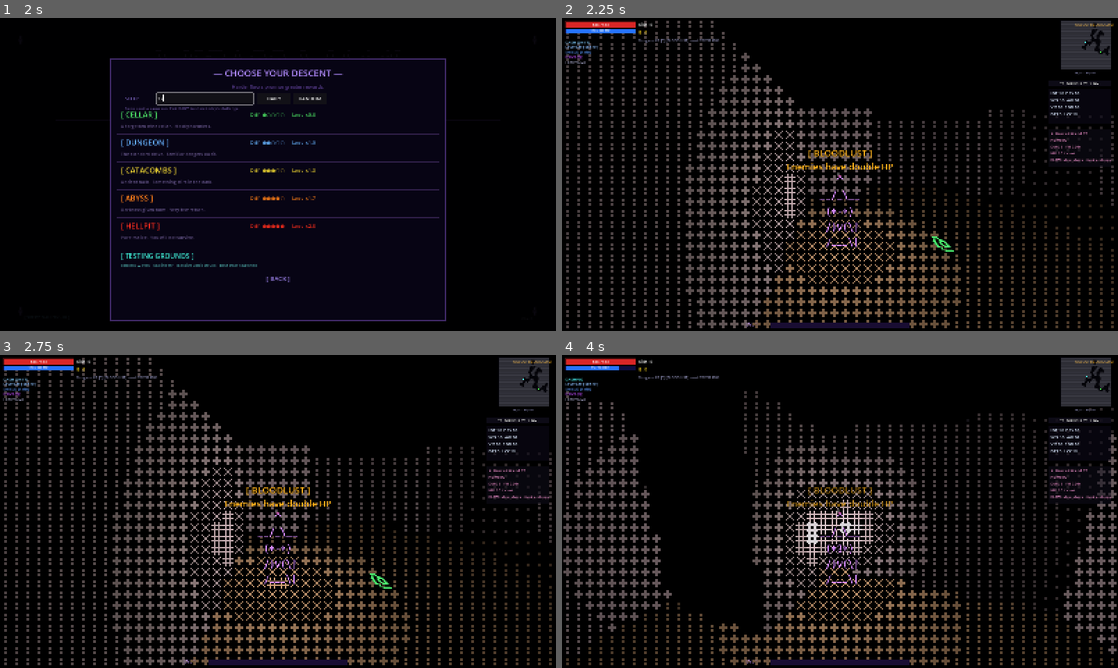
Above: before the commit, frames 1-4 (two rows, left to right).
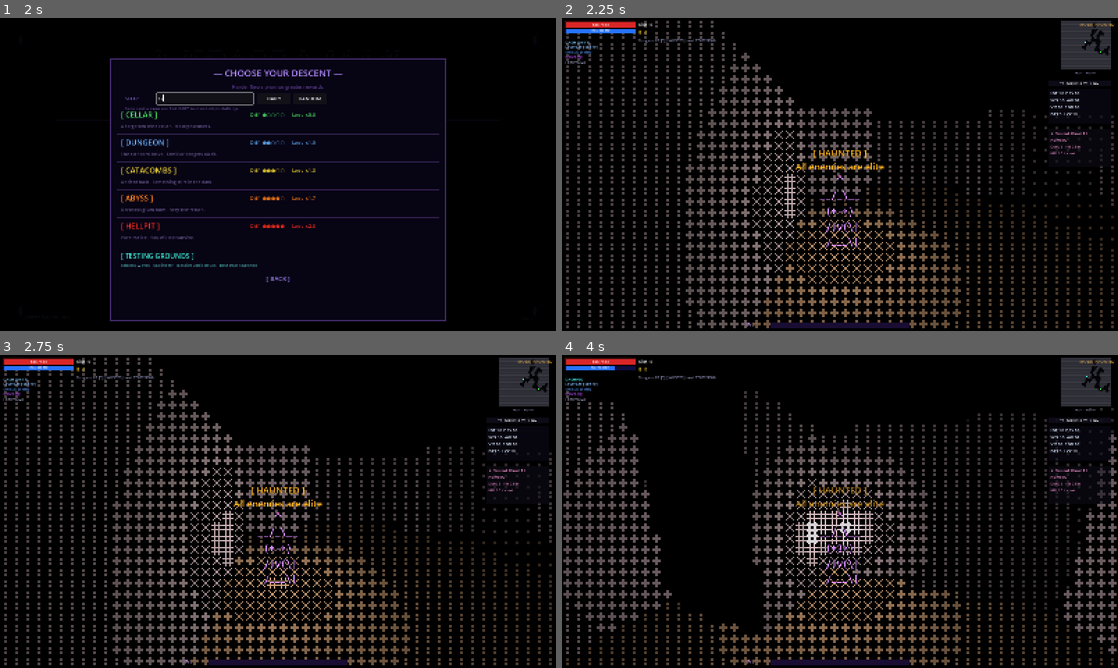
Above: after the commit, the same moments.

Repository: Qvvyn/dungeon_crawler
Game: Godot game, scene res://scenes/TitleScreen.tscn
Same seed, same stepped clock (60 frames per second), same inputs: the game is played once before the commit and once after it.
Inputs (mouse positions are in pixels of both pictures, inside the frame that each line leads up to):
- Up to frame 1 (2 s): click (278, 155) at 0.5 s; click (205, 99) at 1.27 s; type "12" at 1.35 s
- Up to frame 2 (2.25 s): click (840, 155) at 2 s
- Up to frame 3 (2.75 s): no input
- Up to frame 4 (4 s): tap Enter at 2.75 s; move the mouse to (867, 511) at 2.77 s; press the mouse at (867, 511) at 2.78 s; hold W (move_up) from 2.78 s (still down); tap Shift (dash) at 2.85, 3.8 s; move the mouse to (812, 511) at 3.52 s; release the mouse at (812, 511) at 3.53 s; click (812, 511) at 3.6 s

Frame 1 is identical in both runs. In frame 2, 0.8% of the frame differs, in the area x 19-100%, y 1-95%; in frame 3, 0.9%; in frame 4, 1.0%, in the area x 0-100%, y 1-88%.

Commit message:
Combat balance pass: aggression, damage rescale, projectile cap, fixes
- Enemies attack frequency-led with difficulty: GameState.enemy_attack_rate
  (1.35x at floor 1 → 3.0x deep) applied to ~18 enemies + bosses' cooldowns.
- Relentless melee: Chaser beelines (less flank), Charger closes + keeps
  advancing during recovery, BoneDrake's post-combo retreat shortened.
- Enemy damage rescaled for the 100+ HP pool (player _max_hp = VIT*10):
  GameState.enemy_damage_mult (x5 base + difficulty ramp) at take_damage.
- Projectile anti-tunnel: cap per-frame step (~1200 px/s) so high DEX+shock
  shots stop skipping through enemies.
- Boss arena: carve a 9x9 open plaza at the boss spawn so a non-pathfinding
  boss can't start boxed in the cross layout's hole (Magma Tyrant trap).
- Boss colliders shrunk for corridor navigability (Devourer 44->26, etc.);
  art stays large.
- Wand flaws disabled (Item.WAND_FLAWS_ENABLED gates generation + loading).

All balance levers are single tunable constants in GameState / Item.

Co-Authored-By: Claude Opus 4.8 (1M context) <noreply@anthropic.com>

Diff:
--- a/scripts/EnemyArcher.gd
+++ b/scripts/EnemyArcher.gd
@@ -372,7 +372,7 @@
 # ── Shooting ──────────────────────────────────────────────────────────────────
 
 func _tick_shoot(delta: float) -> void:
-	_shoot_timer -= delta
+	_shoot_timer -= delta * GameState.enemy_attack_rate()   # frequency-led difficulty
 	if _shoot_timer <= 0.4 and not _telegraphing and _stun_timer <= 0.0 and _no_attack_timer <= 0.0:
 		_start_telegraph()
 	if _stun_timer > 0.0 or _no_attack_timer > 0.0:
--- a/scripts/EnemyBanshee.gd
+++ b/scripts/EnemyBanshee.gd
@@ -43,7 +43,7 @@
 		return
 	match _bstate:
 		BState.IDLE:
-			_cycle_t -= delta
+			_cycle_t -= delta * GameState.enemy_attack_rate()   # frequency-led difficulty
 			if _cycle_t <= 0.0 and _stun_timer <= 0.0 and _no_attack_timer <= 0.0:
 				_bstate = BState.TELEGRAPH
 				_bstate_t = TELEGRAPH_TIME
--- a/scripts/EnemyBeamSweep.gd
+++ b/scripts/EnemyBeamSweep.gd
@@ -37,7 +37,7 @@
 
 	match _bstate:
 		BState.IDLE:
-			_cycle_t -= delta
+			_cycle_t -= delta * GameState.enemy_attack_rate()   # frequency-led difficulty
 			if _cycle_t <= 0.0 and _stun_timer <= 0.0 and _no_attack_timer <= 0.0:
 				_enter_telegraph()
 		BState.TELEGRAPH:
--- a/scripts/EnemyBerserker.gd
+++ b/scripts/EnemyBerserker.gd
@@ -57,7 +57,7 @@
 	var to_p: Vector2 = _player.global_position - global_position
 	velocity = to_p.normalized() * BASE_SPEED * _speed_multiplier * _rage_mult() * slow_mult
 
-	_attack_t -= delta
+	_attack_t -= delta * GameState.enemy_attack_rate()   # frequency-led difficulty
 	if _attack_t <= 0.0 and _no_attack_timer <= 0.0:
 		var dist := to_p.length()
 		if dist <= HITBOX_REACH * 1.5:
--- a/scripts/EnemyBoneDrake.gd
+++ b/scripts/EnemyBoneDrake.gd
@@ -58,7 +58,7 @@
 	match _state:
 		State.CHASE:
 			velocity = to_p.normalized() * APPROACH_SPEED * _speed_multiplier * slow_mult
-			_attack_cd -= delta
+			_attack_cd -= delta * GameState.enemy_attack_rate()   # frequency-led difficulty
 			if _attack_cd <= 0.0 and dist <= HITBOX_REACH * 1.5 and _no_attack_timer <= 0.0:
 				_state = State.COMBO
 				_combo_left = COMBO_HITS
@@ -72,7 +72,7 @@
 				_state_t = COMBO_GAP
 			if _combo_left <= 0 and _state_t <= 0.0:
 				_state = State.RETREAT
-				_state_t = 0.7
+				_state_t = 0.3   # relentless: brief reposition, not a long back-off
 		State.RETREAT:
 			velocity = -to_p.normalized() * RETREAT_SPEED * _speed_multiplier * slow_mult
 			_state_t -= delta
--- a/scripts/EnemyBoss.gd
+++ b/scripts/EnemyBoss.gd
@@ -94,7 +94,7 @@
 	set_meta("fp_pixel_size", 0.024)
 	var _cs := get_node_or_null("CollisionShape2D")
 	if _cs != null:
-		(_cs as Node2D).scale = Vector2(1.4, 1.4)
+		(_cs as Node2D).scale = Vector2(1.1, 1.1)   # navigable (was 1.4 — snagged in corridors)
 	_update_health_bar()
 	_create_boss_bar()
 	FloatingText.spawn_str(global_position, "BOSS!", Color(1.0, 0.2, 0.0), get_tree().current_scene)
@@ -180,7 +180,7 @@
 	move_and_slide()
 
 	var interval := SHOOT_INT_P3 if _phase == 3 else (SHOOT_INT_P2 if _phase == 2 else SHOOT_INT_P1)
-	_shoot_timer -= delta
+	_shoot_timer -= delta * GameState.enemy_attack_rate()   # frequency-led difficulty
 	# Telegraph the upcoming burst with a pulsing ring around the boss so the
 	# player can pre-position before pellets spray out.
 	_update_fire_telegraph()
--- a/scripts/EnemyBossArchitect.gd
+++ b/scripts/EnemyBossArchitect.gd
@@ -72,7 +72,7 @@
 
 	var cshape := CollisionShape2D.new()
 	var circ := CircleShape2D.new()
-	circ.radius = 34.0
+	circ.radius = 24.0   # navigable in tight corridors (art stays big)
 	cshape.shape = circ
 	add_child(cshape)
 
@@ -236,7 +236,7 @@
 		return
 
 	var interval := SHOOT_INT_P3 if _phase == 3 else (SHOOT_INT_P2 if _phase == 2 else SHOOT_INT_P1)
-	_shoot_timer -= delta
+	_shoot_timer -= delta * GameState.enemy_attack_rate()   # frequency-led difficulty
 	_update_fire_telegraph()
 	if _shoot_timer <= 0.0:
 		_shoot_timer = interval
--- a/scripts/EnemyBossDevourer.gd
+++ b/scripts/EnemyBossDevourer.gd
@@ -76,7 +76,7 @@
 
 	var cshape := CollisionShape2D.new()
 	var circ := CircleShape2D.new()
-	circ.radius = 44.0   # chunky Devourer — enlarged hitbox to match FP scale
+	circ.radius = 26.0   # navigable: fits a 3-wide corridor (art stays big, collider doesn't)
 	cshape.shape = circ
 	add_child(cshape)
 
@@ -157,7 +157,7 @@
 func _tick_tether(delta: float) -> void:
 	if not is_instance_valid(_player):
 		return
-	_tether_t -= delta
+	_tether_t -= delta * GameState.enemy_attack_rate()   # frequency-led difficulty
 	match _tether_state:
 		TetherState.IDLE:
 			if _tether_t <= 0.0 and _no_attack_timer <= 0.0:
@@ -232,7 +232,7 @@
 # Bite — quick AoE hit when the player crowds the Devourer between
 # tethers. Soft damage cap via cooldown so chip-DPS isn't crippling.
 func _tick_bite(delta: float) -> void:
-	_bite_cd -= delta
+	_bite_cd -= delta * GameState.enemy_attack_rate()   # frequency-led difficulty
 	if _bite_cd > 0.0:
 		return
 	if not is_instance_valid(_player):
--- a/scripts/EnemyBossLich.gd
+++ b/scripts/EnemyBossLich.gd
@@ -71,7 +71,7 @@
 
 	var cshape := CollisionShape2D.new()
 	var circ := CircleShape2D.new()
-	circ.radius = 32.0
+	circ.radius = 22.0   # navigable in tight corridors (art stays big)
 	cshape.shape = circ
 	add_child(cshape)
 
@@ -135,7 +135,7 @@
 		velocity = _drift_dir * 80.0
 	move_and_slide()
 
-	_summon_t -= delta
+	_summon_t -= delta * GameState.enemy_attack_rate()   # frequency-led difficulty
 	if _summon_t <= 0.0 and _no_attack_timer <= 0.0:
 		_summon_t = SUMMON_INTERVAL
 		_summon_wave()
--- a/scripts/EnemyBossMagma.gd
+++ b/scripts/EnemyBossMagma.gd
@@ -81,7 +81,7 @@
 
 	var cshape := CollisionShape2D.new()
 	var circ := CircleShape2D.new()
-	circ.radius = 34.0
+	circ.radius = 24.0   # navigable in tight corridors (art stays big)
 	cshape.shape = circ
 	add_child(cshape)
 
@@ -158,7 +158,7 @@
 
 # ── Erupt — drops puddles in a ring around the player ────────────────────────
 func _tick_erupt(delta: float) -> void:
-	_erupt_timer -= delta
+	_erupt_timer -= delta * GameState.enemy_attack_rate()   # frequency-led difficulty
 	if _erupt_timer > 0.0 or _no_attack_timer > 0.0:
 		return
 	_erupt_timer = ERUPT_INT_P2 if _phase >= 2 else ERUPT_INT_P1
@@ -222,7 +222,7 @@
 
 # ── Phase-2 fan shot ─────────────────────────────────────────────────────────
 func _tick_fan(delta: float) -> void:
-	_fan_timer -= delta
+	_fan_timer -= delta * GameState.enemy_attack_rate()   # frequency-led difficulty
 	if _fan_timer > 0.0 or _no_attack_timer > 0.0:
 		return
 	_fan_timer = FAN_INT
--- a/scripts/EnemyBossWraith.gd
+++ b/scripts/EnemyBossWraith.gd
@@ -68,7 +68,7 @@
 
 	var cshape := CollisionShape2D.new()
 	var circ := CircleShape2D.new()
-	circ.radius = 32.0
+	circ.radius = 22.0   # navigable in tight corridors (art stays big)
 	cshape.shape = circ
 	add_child(cshape)
 
@@ -213,7 +213,7 @@
 func _tick_blink(delta: float) -> void:
 	if _shots_queued > 0:
 		return
-	_blink_timer -= delta
+	_blink_timer -= delta * GameState.enemy_attack_rate()   # frequency-led difficulty
 	var interval := BLINK_INT_P2 if _phase >= 2 else BLINK_INT_P1
 	if _blink_timer <= 0.0:
 		_blink_timer = interval
--- a/scripts/EnemyCharger.gd
+++ b/scripts/EnemyCharger.gd
@@ -9,7 +9,7 @@
 const TELEGRAPH_TIME   := 0.7
 const DASH_TIME        := 0.45
 const DASH_SPEED       := 720.0
-const COOLDOWN         := 1.2
+const COOLDOWN         := 0.8
 const CONTACT_DAMAGE   := 4
 const CONTACT_RADIUS   := 30.0
 const TELEGRAPH_RANGE  := 360.0
@@ -59,8 +59,10 @@
 			if _state_t <= 0.0 or get_slide_collision_count() > 0:
 				_enter_cooldown()
 		State.COOLDOWN:
-			velocity = Vector2.ZERO
-			_state_t -= delta
+			# Relentless: keep advancing on the player during recovery (was a dead
+			# stop), and recover faster on deeper floors so dashes come more often.
+			velocity = (_player.global_position - global_position).normalized() * MOVE_SPEED * _speed_multiplier * slow_mult
+			_state_t -= delta * GameState.enemy_attack_rate()
 			if _state_t <= 0.0:
 				_state = State.CIRCLE
 
@@ -72,7 +74,8 @@
 		velocity = toward * MOVE_SPEED * _speed_multiplier * slow_mult
 	else:
 		var lat := toward.rotated(PI * 0.5)
-		velocity = (toward * 0.4 + lat * 0.6).normalized() * MOVE_SPEED * _speed_multiplier * slow_mult
+		# Relentless: bias hard toward the player so it closes while circling.
+		velocity = (toward * 0.75 + lat * 0.25).normalized() * MOVE_SPEED * _speed_multiplier * slow_mult
 
 func _enter_telegraph() -> void:
 	_state = State.TELEGRAPH
--- a/scripts/EnemyChaser.gd
+++ b/scripts/EnemyChaser.gd
@@ -312,9 +312,11 @@
 	var dist := to_player.length()
 	var direct_dir := to_player.normalized()
 
-	# Flank: at long range, approach from the side; angle closes as distance shrinks
+	# Relentless pursuit: mostly beeline at the player with only a slight flank
+	# arc at long range (was up to 0.45 weight, which read as loitering). Closes
+	# and commits instead of circling.
 	var perp := direct_dir.rotated(PI * 0.5) * _flank_side
-	var flank_weight := clampf((dist - 60.0) / 180.0, 0.0, 0.45)
+	var flank_weight := clampf((dist - 120.0) / 320.0, 0.0, 0.15)
 	var move_dir := (direct_dir + perp * flank_weight).normalized()
 
 	# Separation: cached every ~0.1s, staggered per enemy so recomputes don't pile up
--- a/scripts/EnemyGrenadier.gd
+++ b/scripts/EnemyGrenadier.gd
@@ -53,7 +53,7 @@
 	if not _has_aggro: return
 	if _no_attack_timer > 0.0: return
 
-	_lob_t -= delta
+	_lob_t -= delta * GameState.enemy_attack_rate()   # frequency-led difficulty
 	if _lob_t <= TELEGRAPH_TIME and not _telegraphing:
 		_start_telegraph()
 	if _telegraphing:
--- a/scripts/EnemyMineLayer.gd
+++ b/scripts/EnemyMineLayer.gd
@@ -40,7 +40,7 @@
 	if not _has_aggro: return
 	if _no_attack_timer > 0.0: return
 
-	_drop_t -= delta
+	_drop_t -= delta * GameState.enemy_attack_rate()   # frequency-led difficulty
 	if _drop_t <= 0.0:
 		_drop_t = DROP_INTERVAL
 		_drop_mine()
--- a/scripts/EnemyMissileTurret.gd
+++ b/scripts/EnemyMissileTurret.gd
@@ -31,7 +31,7 @@
 		_clear_lock()
 		return
 
-	_fire_t -= delta
+	_fire_t -= delta * GameState.enemy_attack_rate()   # frequency-led difficulty
 	if _fire_t <= TELEGRAPH_TIME and not _telegraphing:
 		_start_lock_on()
 	if _fire_t <= 0.0:
--- a/scripts/EnemyPhantom.gd
+++ b/scripts/EnemyPhantom.gd
@@ -54,7 +54,7 @@
 		_drift_dir = to_p.rotated(PI * 0.5) * sign_choice
 	velocity = _drift_dir * 60.0 * _speed_multiplier
 	# Shooting cycle.
-	_shoot_t -= delta
+	_shoot_t -= delta * GameState.enemy_attack_rate()   # frequency-led difficulty
 	if _shoot_t <= 0.0 and _no_attack_timer <= 0.0:
 		_shoot_t = SHOOT_INTERVAL + randf_range(-0.3, 0.3)
 		_fire_shot()
--- a/scripts/EnemyShooter.gd
+++ b/scripts/EnemyShooter.gd
@@ -414,7 +414,7 @@
 # ── Shooting ──────────────────────────────────────────────────────────────────
 
 func _tick_shoot(delta: float) -> void:
-	_shoot_timer -= delta
+	_shoot_timer -= delta * GameState.enemy_attack_rate()   # frequency-led difficulty
 	if _shoot_timer <= 0.3 and not _telegraphing and _stun_timer <= 0.0 and _no_attack_timer <= 0.0:
 		_telegraphing = true
 	if _stun_timer > 0.0 or _no_attack_timer > 0.0:
--- a/scripts/EnemySniper.gd
+++ b/scripts/EnemySniper.gd
@@ -297,7 +297,7 @@
 		if _windup_elapsed >= WINDUP_TIME:
 			_finish_windup()
 		return
-	_shoot_timer -= delta
+	_shoot_timer -= delta * GameState.enemy_attack_rate()   # frequency-led difficulty
 	if _shoot_timer <= 0.0 and _stun_timer <= 0.0 and _no_attack_timer <= 0.0:
 		# Only commit to a shot when we actually have line of sight
 		if _has_los_to_player():
--- a/scripts/EnemySpiralMage.gd
+++ b/scripts/EnemySpiralMage.gd
@@ -31,7 +31,7 @@
 	if not _has_aggro: return
 	if _stun_timer > 0.0 or _no_attack_timer > 0.0: return
 
-	_pulse_t -= delta
+	_pulse_t -= delta   # already a dense spiral barrage — left un-scaled so it stays readable
 	if _pulse_t <= 0.0:
 		_pulse_t = PULSE_INTERVAL
 		_fire_pulse()
--- a/scripts/EnemySummoner.gd
+++ b/scripts/EnemySummoner.gd
@@ -143,7 +143,7 @@
 	PoisonOverlay.sync_to(self, _poisoned)
 
 	if _has_aggro and _stun_timer <= 0.0 and _no_attack_timer <= 0.0 and not passive:
-		_summon_timer -= delta
+		_summon_timer -= delta * GameState.enemy_attack_rate()   # frequency-led difficulty
 		if _summon_timer <= 0.0:
 			_summon_timer = summon_interval
 			_try_summon()
--- a/scripts/EnemyTank.gd
+++ b/scripts/EnemyTank.gd
@@ -153,7 +153,7 @@
 	_tick_anim(delta)
 
 	if _has_aggro:
-		_attack_elapsed += delta
+		_attack_elapsed += delta * GameState.enemy_attack_rate()   # frequency-led difficulty
 		if _attack_elapsed >= _effective_interval - 0.2 and _stun_timer <= 0.0 and _no_attack_timer <= 0.0:
 			_telegraphing = true
 		elif _stun_timer > 0.0 or _no_attack_timer > 0.0:
--- a/scripts/EnemyWizard.gd
+++ b/scripts/EnemyWizard.gd
@@ -368,7 +368,7 @@
 # ── Wand-driven shooting ────────────────────────────────────────────────────
 
 func _tick_shoot(delta: float) -> void:
-	_shoot_timer -= delta
+	_shoot_timer -= delta * GameState.enemy_attack_rate()   # frequency-led difficulty
 	var interval := _effective_fire_interval()
 	if _shoot_timer <= 0.3 and not _telegraphing and _stun_timer <= 0.0 and _no_attack_timer <= 0.0:
 		_telegraphing = true
--- a/scripts/GameState.gd
+++ b/scripts/GameState.gd
@@ -92,6 +92,37 @@
 	if lbl is Label and (lbl as Label).has_theme_color_override("font_color"):
 		return (lbl as Label).get_theme_color("font_color")
 	return enemy_fp_color(tier)
+
+# ── Enemy aggression: frequency-led difficulty ───────────────────────────────
+# Threat used to be flat in frequency — only HP + per-hit damage scaled, so deep
+# floors were spongey one-shotters, not a constant threat. enemy_attack_rate()
+# is a >1 multiplier applied to attack cadence: ~1.35× at floor 1 (baseline
+# punch-up so enemies press from the start) ramping to 3.0× on deep floors.
+# Divide a base interval by it (or use atk_interval) for the scaled cooldown.
+# Tune ATTACK_RATE_BASE / _SLOPE / _CAP to dial the whole roster at once.
+const ATTACK_RATE_BASE: float  = 1.35
+const ATTACK_RATE_SLOPE: float = 0.10
+const ATTACK_RATE_CAP: float   = 3.0
+func enemy_attack_rate() -> float:
+	var d: float = test_difficulty if test_mode else difficulty
+	return clampf(ATTACK_RATE_BASE + maxf(0.0, d - 1.0) * ATTACK_RATE_SLOPE, ATTACK_RATE_BASE, ATTACK_RATE_CAP)
+
+# Scaled attack cooldown for a base interval (smaller result = fires more often).
+func atk_interval(base: float) -> float:
+	return base / enemy_attack_rate()
+
+# ── Enemy damage rescale ─────────────────────────────────────────────────────
+# The player HP pool was rescaled to 100 base + 10/VIT (_max_hp = VIT×10), but
+# every enemy's base damage is still tuned for the old ~10-50 HP era, so even a
+# diff-100 Chaser barely scratched. ENEMY_DAMAGE_SCALE multiplies ALL incoming
+# enemy damage to rematch the new HP pool; DAMAGE_DIFF_SLOPE adds a per-hit
+# difficulty ramp on top (frequency still leads via enemy_attack_rate). Both are
+# single knobs — tune here to rebalance the whole roster.
+const ENEMY_DAMAGE_SCALE: float  = 5.0
+const DAMAGE_DIFF_SLOPE: float   = 0.20
+func enemy_damage_mult() -> float:
+	var d: float = test_difficulty if test_mode else difficulty
+	return ENEMY_DAMAGE_SCALE * (1.0 + sqrt(maxf(0.0, d - 1.0)) * DAMAGE_DIFF_SLOPE)
 
 # Refresh an already-attached entity's FP glyph/color without re-registering.
 # Used by LootBag when its rarity tier changes mid-floor so the FP bag re-
--- a/scripts/Item.gd
+++ b/scripts/Item.gd
@@ -2,6 +2,11 @@
 extends RefCounted
 
 enum Type { WAND, HAT, ROBES, FEET, RING, NECKLACE, SHIELD, TOME, VALUABLE, POTION }
+
+# Wand flaws are disabled for now (straying from the mechanic). One flag gates
+# both generation (ItemDB.generate_wand) and loading (from_dict below), so new,
+# banked, and saved wands all come through flawless. Flip to re-enable.
+const WAND_FLAWS_ENABLED := false
 
 # Ordered ascending so `item.rarity > other.rarity` still means "better."
 # Renumbering note: rare and legendary moved up by 1 to make room for
@@ -150,7 +155,7 @@
 	it.wand_pierce       = int(d.get("wand_pierce", 0))
 	it.wand_ricochet     = int(d.get("wand_ricochet", 0))
 	it.wand_status_stacks = int(d.get("wand_status_stacks", 1))
-	it.wand_flaws        = (d.get("wand_flaws", []) as Array).duplicate()
+	it.wand_flaws        = (d.get("wand_flaws", []) as Array).duplicate() if WAND_FLAWS_ENABLED else []
 	it.wand_max_charges  = int(d.get("wand_max_charges", 0))
 	it.wand_charges      = int(d.get("wand_charges", 0))
 	it.wand_forge_count  = int(d.get("wand_forge_count", 0))
--- a/scripts/ItemDB.gd
+++ b/scripts/ItemDB.gd
@@ -847,10 +847,13 @@
 	# _fire, manual play with a backwards wand reads as "wand is broken,
 	# why am I shooting myself" more than as a flaw to play around. Pool
 	# kept as a reference so re-enabling is one line.
+	# Wand flaws disabled for now (Item.WAND_FLAWS_ENABLED). The power→num_flaws
+	# math above is kept so re-enabling is a single flag flip.
 	var flaw_pool: Array = ["clunky", "sloppy", "slow_shots"]
-	flaw_pool.shuffle()
-	for i in num_flaws:
-		item.wand_flaws.append(flaw_pool[i])
+	if Item.WAND_FLAWS_ENABLED:
+		flaw_pool.shuffle()
+		for i in num_flaws:
+			item.wand_flaws.append(flaw_pool[i])
 
 	# Tier-driven scaling — same axis as generate_gear so wands and gear
 	# read off a single power number. Also stored on the item for the
--- a/scripts/Player.gd
+++ b/scripts/Player.gd
@@ -5941,17 +5941,12 @@
 			if d.length() > 0.0:
 				imp = global_position + d.normalized() * 26.0
 		GameState.active_rig.flash_melee(imp, Color(1.0, 0.35, 0.2))
-	# Higher difficulties make enemies more deadly — scale incoming damage
-	# before shield/DEF so both sources of mitigation apply consistently.
-	# Slope was 0.40 (deep floors one-shot); 0.30 keeps enemies dangerous
-	# without making two-bombers an instant death sentence.
-	var diff_for_dmg: float = GameState.test_difficulty if GameState.test_mode else GameState.difficulty
-	# Square-root curve replaces the old linear *0.30 slope. Diff 4 still feels
-	# dangerous (~1.7×) but diff 100+ no longer one-shots (~5× vs the old 30×),
-	# capping the deep-floor scaling that made even ~800 HP runs evaporate.
-	var dmg_mult: float = 1.0 + sqrt(maxf(0.0, diff_for_dmg - 1.0)) * 0.40
-	if dmg_mult > 1.0:
-		amount = max(1, int(round(float(amount) * dmg_mult)))
+	# Scale incoming damage before shield/DEF so both mitigations apply consistently.
+	# Global enemy-damage rescale (GameState.enemy_damage_mult): enemy base damage
+	# was tuned for the old ~10-50 HP era; the player now has 100 base HP (+10/VIT),
+	# so all incoming damage is scaled up to stay meaningful, with a difficulty ramp
+	# on top. Frequency still leads the threat curve via enemy_attack_rate.
+	amount = max(1, int(round(float(amount) * GameState.enemy_damage_mult())))
 	if _is_shielding:
 		var cost := float(amount) * SHIELD_MANA_PER_DMG
 		if mana >= cost:
--- a/scripts/Projectile.gd
+++ b/scripts/Projectile.gd
@@ -448,6 +448,14 @@
 				_spawn_overlap_walls[b.get_instance_id()] = true
 
 	var move := direction * speed * delta
+	# Anti-tunnel cap: very fast shots (high DEX ×1.6 + shock ×1.7 → ~2400 px/s)
+	# outran the Area2D enemy-overlap check between physics frames and skipped
+	# straight through enemies. Cap the per-frame STEP so the projectile can't
+	# jump past an enemy hurtbox — ~1200 px/s effective ceiling at 60 Hz, and
+	# framerate-safe (bounds the actual tunneling distance, not just speed).
+	const MAX_STEP: float = 20.0
+	if move.length() > MAX_STEP:
+		move = move.normalized() * MAX_STEP
 
 	# CCD wall check — raycasts ahead to prevent tunneling at high speeds.
 	# Restricted to layer 1 (walls / static geometry) so the ray ignores
--- a/scripts/World.gd
+++ b/scripts/World.gd
@@ -2711,6 +2711,14 @@
 		0: _arena_layout_pillars(best)
 		1: _arena_layout_cross(best)
 		2: _arena_layout_corners(best)
+	# Guarantee an open plaza at the centre (where the boss spawns) so a large,
+	# non-pathfinding boss can never start boxed inside a stamped wall pattern —
+	# e.g. the cross layout's enclosed hole, which trapped the Magma Tyrant.
+	var c: Vector2i = best.get_center()
+	for yy in range(c.y - 4, c.y + 5):
+		for xx in range(c.x - 4, c.x + 5):
+			if xx >= 2 and xx < GRID_W - 2 and yy >= 2 and yy < GRID_H - 2:
+				_grid[yy][xx] = FLOOR
 	return best
 
 # Four 2×2 pillar walls at quartile positions — classic cover-shooter feel.
Not shown, changed: ascii art i like..txt
